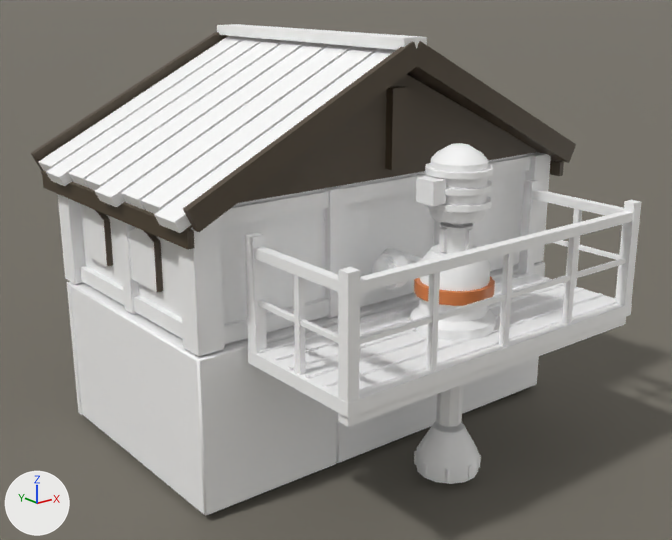
One commit to the Blender file src/DeepFrontier/Art/Source/RadioactiveSludgeRecoveryPump-ReferenceStudy.blend: the scene before it, then after it.
The view is the same before and after, from a camera (50 mm lens) standing at (-5.4, -6.23, 3.03) and looking at (-1.59, -1.47, 1.12). Every picture has the same lights, and +X, +Y and +Z are marked at lower left. The picture after the commit comes second.

In view in the first picture: 'Plane', 'RadioactiveSludgeRecoveryPump.Architecture', 'RadioactiveSludgeRecoveryPump.Coupling' and 1 more.
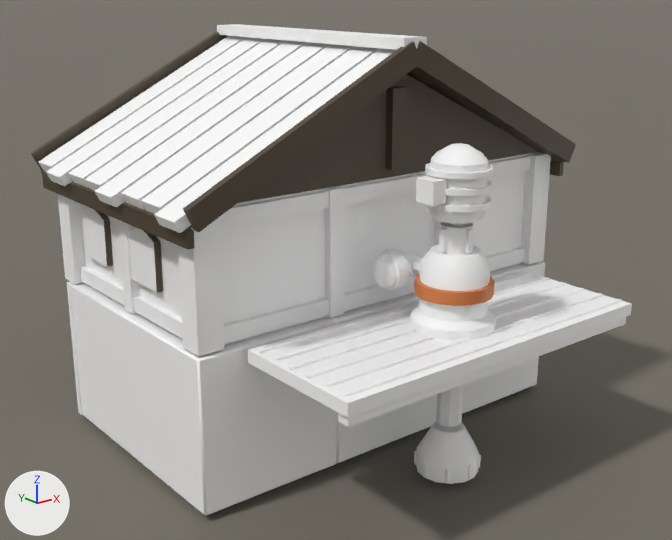
The change in detail:
me_radioactivesludgerecoverypump_architecture is used by ob_radioactivesludgerecoverypump_architecture; location (0.0, 0.0, 0.0).
me_radioactivesludgerecoverypump_architecture had 2494 vertices, 1236 faces and spanned x -3.13..0.13, y -2.95..0.04, z 0.0..2.69.
me_radioactivesludgerecoverypump_architecture now has 2374 vertices, 1157 faces and spans x -3.13..0.13, y -2.95..0.04, z 0.0..2.69.
me_radioactivesludgerecoverypump_architecture part 1: 15 loose pieces with 120 vertices, spanning x -2.7..-0.3, y -2.95..-2.05, z 1.0..1.68, are deleted.

Where the change shows, as pixel boxes [x1, y1, x2, y2] in the pictures (672 x 540 px):
'RadioactiveSludgeRecoveryPump.Architecture', reshaped: before [31, 24, 641, 516]; after [31, 24, 632, 516]
part 1 of me_radioactivesludgerecoverypump_architecture, deleted: before [245, 179, 641, 403]
